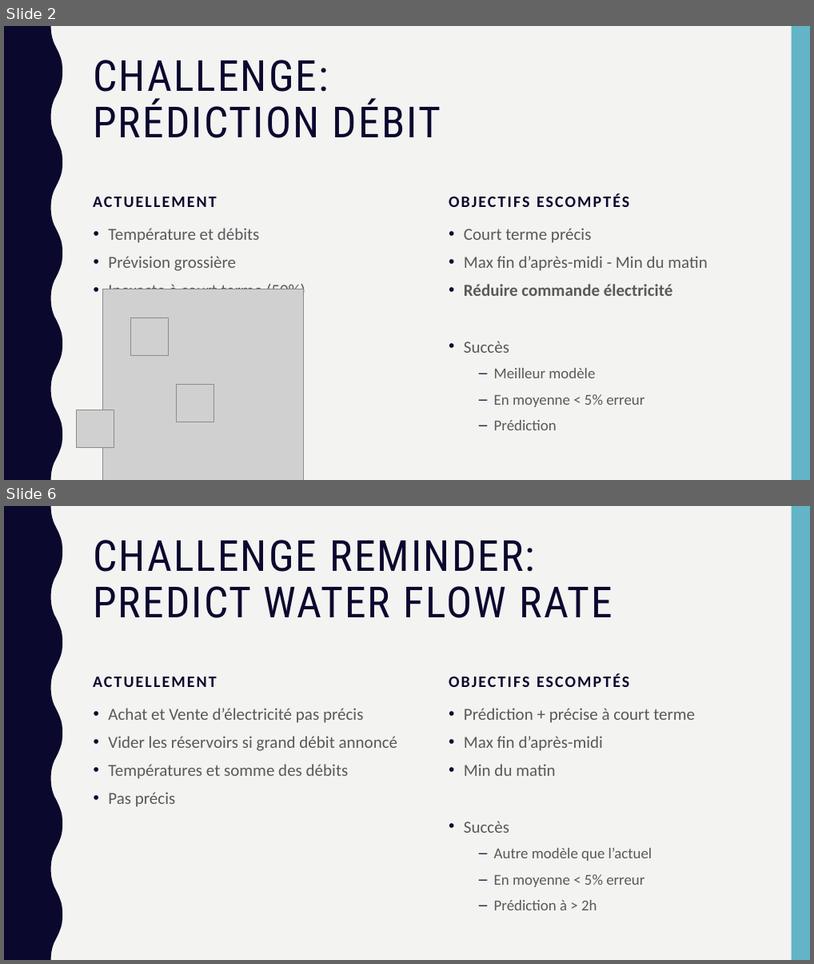
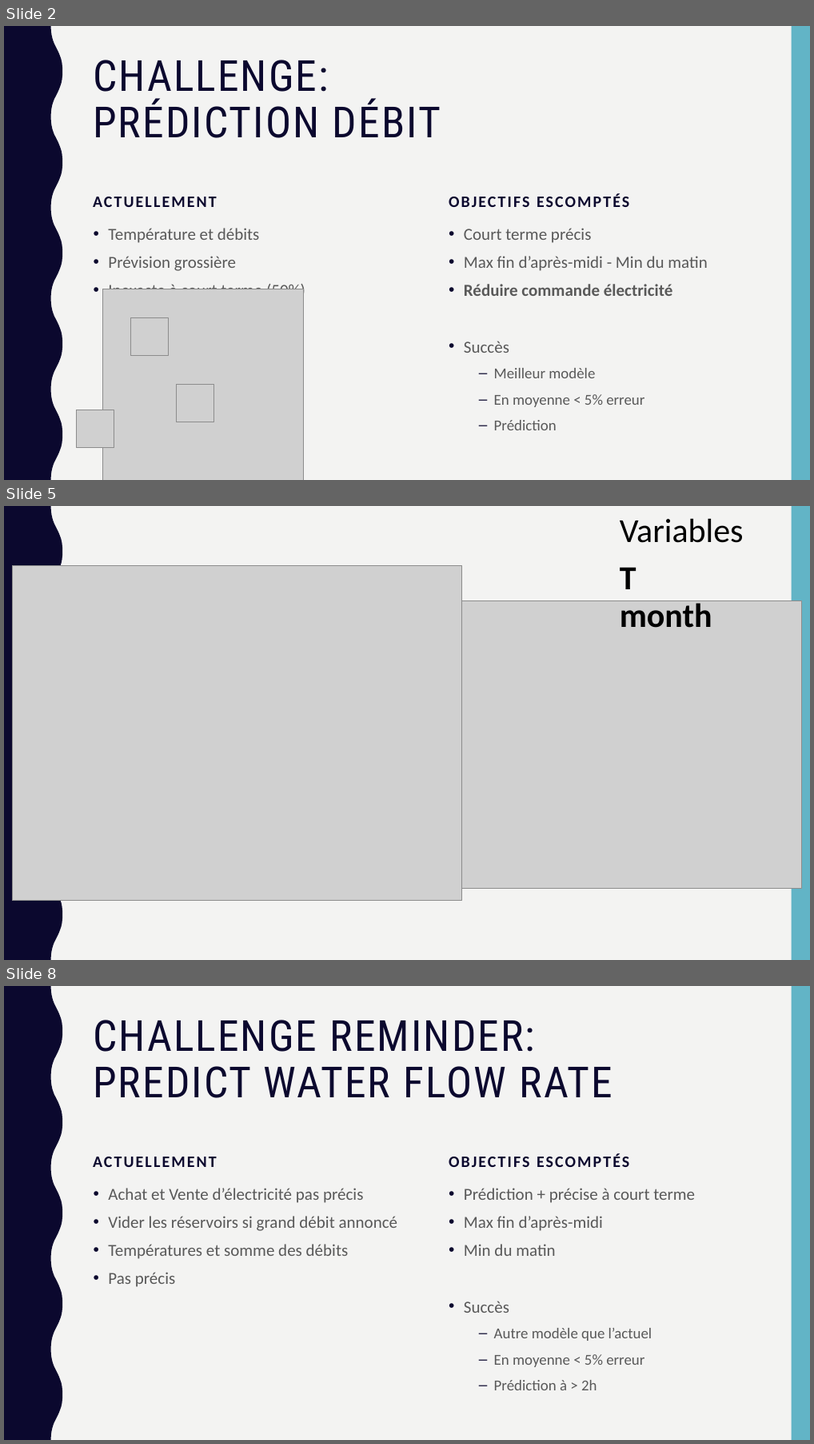
Before and after one commit to LuanaMartelli/BlueArk2019, a slide deck: Flow Rate Forecasting.pptx. Shown one above the other, each under a label of ours: slides 2 and 6 before the commit, slides 2, 5 and 8 after it; the slides between them are not shown. The pictures are 814x964 and 814x1444 pixels, drawn with LibreOffice and Linux fonts; fonts in the diff are those of the drawing; grey boxes stand for pictures. Boxes give left, top, right and bottom in pixels: in the first picture for what was removed or moved away, otherwise in the second. Text is boxed around its words. In the diff, an @@ line names an element or a change of style, - is before the commit and + after.

```diff
--- a/Flow Rate Forecasting.pptx
+++ b/Flow Rate Forecasting.pptx
@@ slide 5 added at <box>4,506,810,960</box>, background #F3F3F2; not listed: 2 template elements that a slide beside it also shows @@
@@ text added at <box>620,519,744,543</box>, 40 pt, text #000000 @@
+Variables
@@ picture added at <box>12,565,462,900</box> @@
@@ text added at <box>620,567,637,589</box>, 40 pt, text #000000, bold @@
+T
@@ picture added at <box>415,600,802,888</box> @@
@@ text added at <box>620,600,713,628</box>, 40 pt, text #000000, bold @@
+month
@@ what was slide 6 is now slide 8 @@
```
Also in this commit, not shown: 1 slide changed, 4 other slides added, 3 slides removed.
